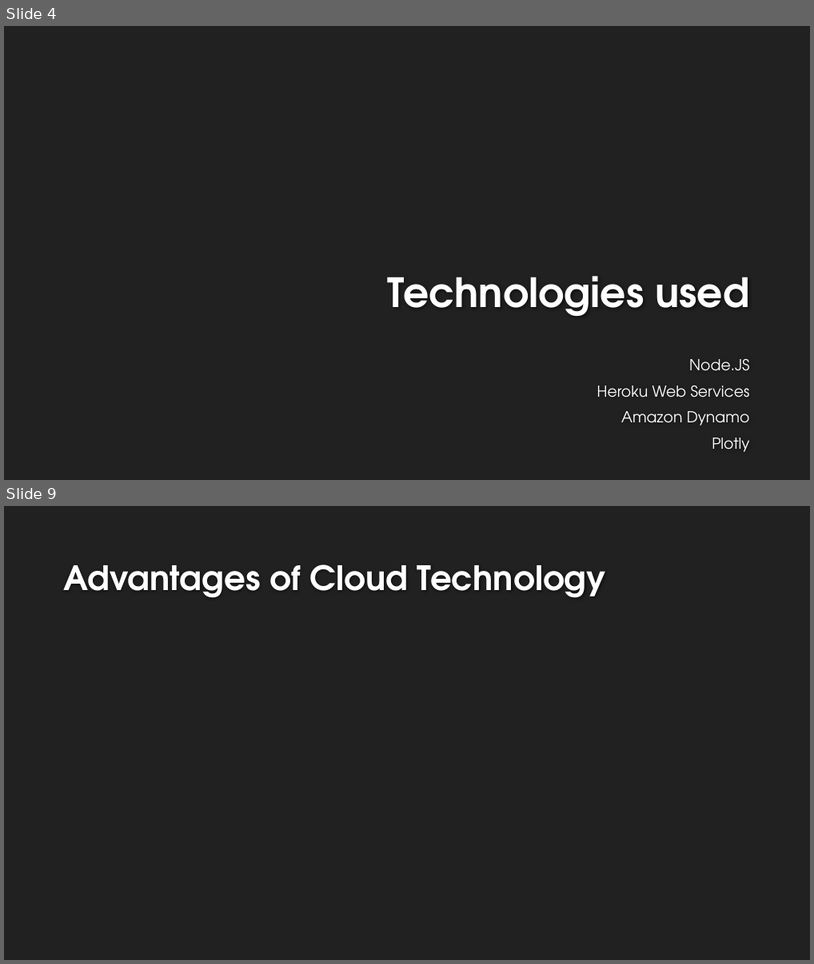
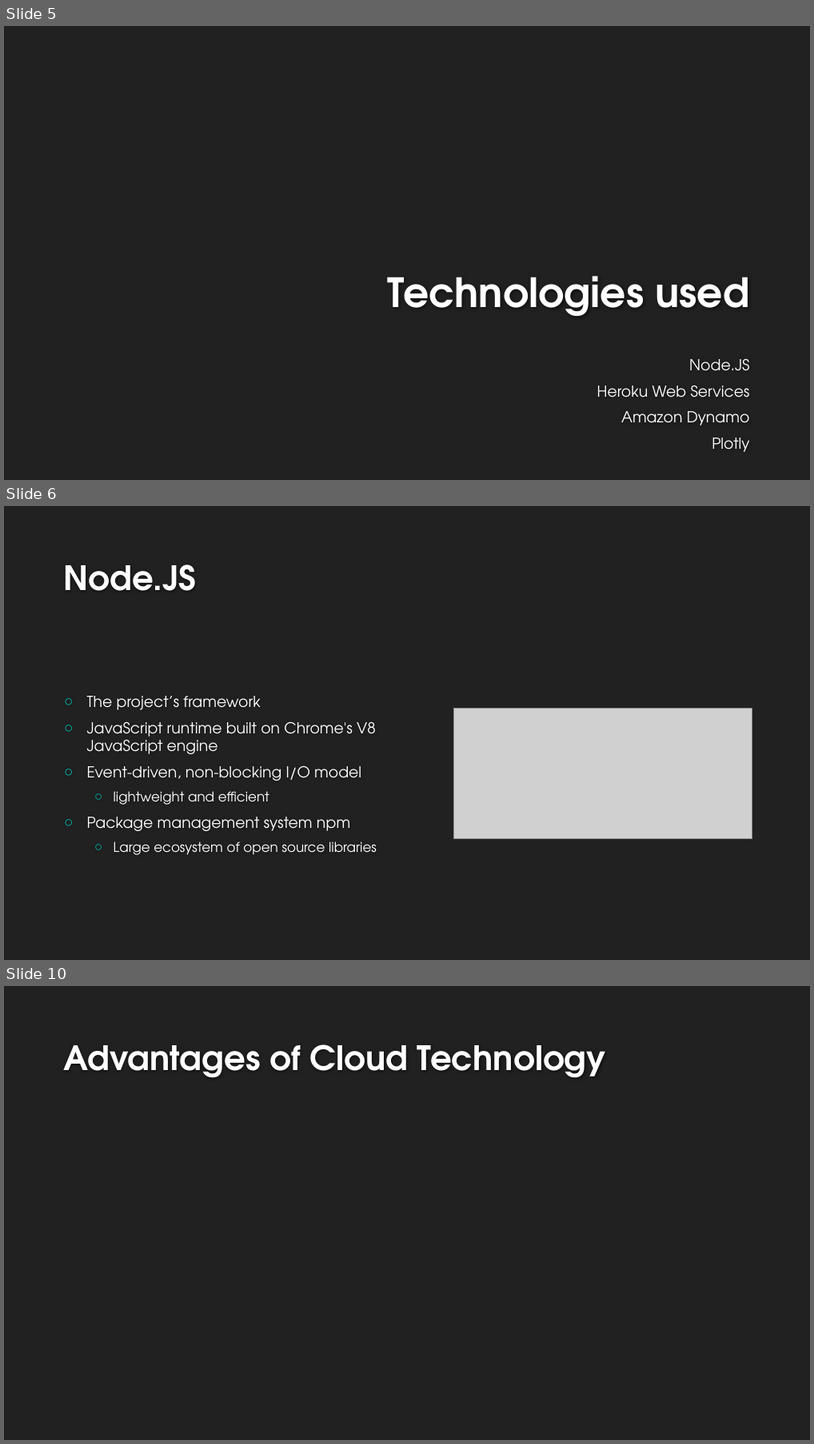
Before and after one commit to wolfen601/CloudComputingProject, a slide deck: CoCo Conference.pptx. Shown one above the other, each under a label of ours: slides 4 and 9 before the commit, slides 5, 6 and 10 after it; the slides between them are not shown. The pictures are 814x964 and 814x1444 pixels, drawn with LibreOffice and Linux fonts; fonts in the diff are those of the drawing; grey boxes stand for pictures; background and template pictures are left out. Boxes give left, top, right and bottom in pixels: in the first picture for what was removed or moved away, otherwise in the second. Text is boxed around its words. In the diff, an @@ line names an element or a change of style, - is before the commit and + after.

```diff
--- a/CoCo Conference.pptx
+++ b/CoCo Conference.pptx
@@ slide 6 added at (4,506,810,960), background #212121 @@
@@ title added at (64,564,197,591), 40 pt, text #FEFEFE, bold @@
+Node.JS
@@ text added at (87,696,377,855), 18 pt, text #FFFFFF @@
+○ The project’s framework
+○ JavaScript runtime built on Chrome's V8 JavaScript engine
+○ Event-driven, non-blocking I/O model
+  ○ lightweight and efficient
+○ Package management system npm
+  ○ Large ecosystem of open source libraries
@@ picture added at (454,708,753,839) @@
@@ what was slide 4 is now slide 5 @@
@@ what was slide 9 is now slide 10 @@
```
Also in this commit, not shown: 2 slides changed, 3 other slides added, 3 slides removed.
